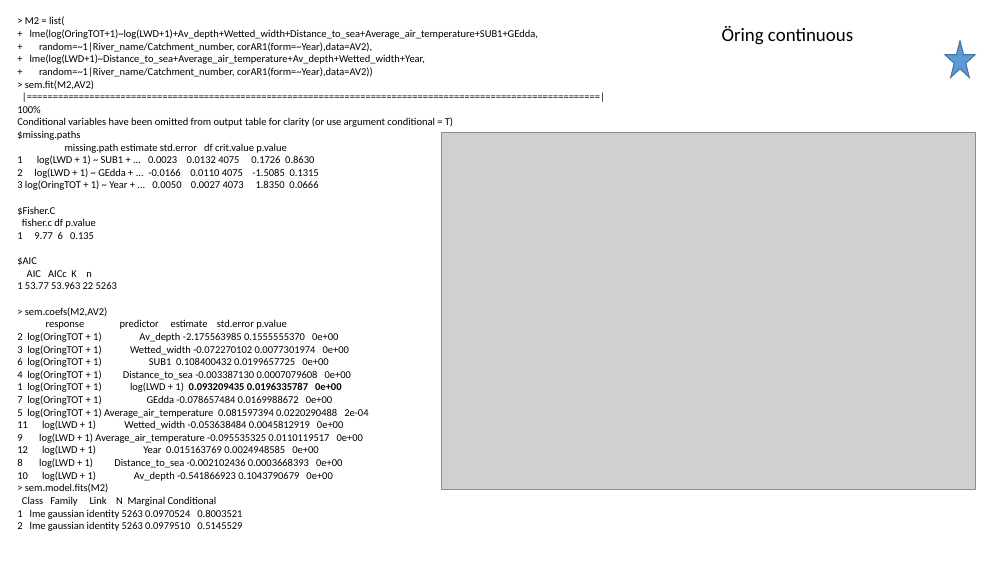
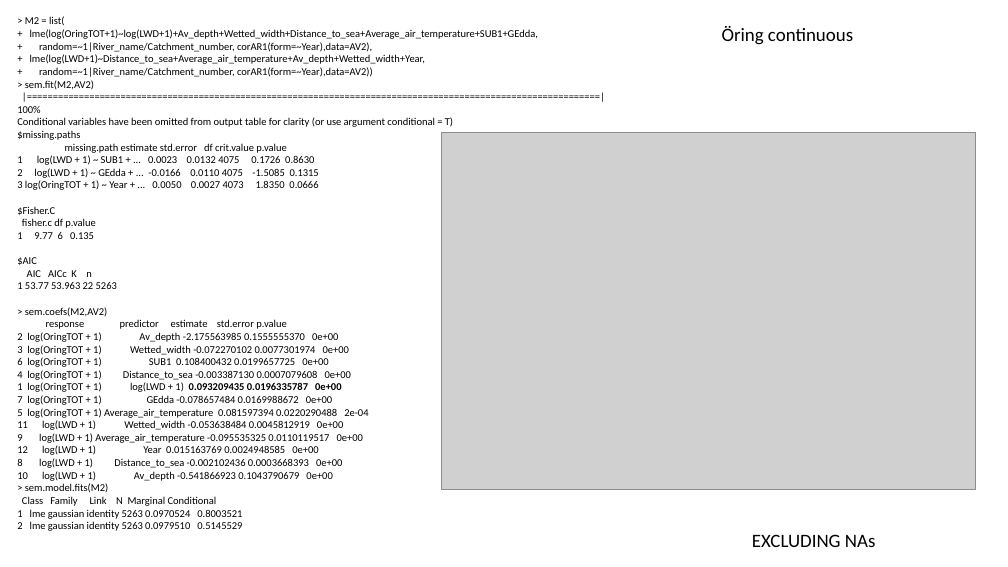
Before and after one commit to SerenaDonadi/Dod-ved, a slide deck: slide 17 of Electrofish data/LWD_analyses.pptx (slide 16 before the commit). Drawn at 1008x567 pixels with LibreOffice and Linux fonts; fonts in the diff are those of the drawing; grey boxes stand for pictures. Boxes give left, top, right and bottom in pixels: in the first picture for what was removed or moved away, otherwise in the second. Text is boxed around its words. In the diff, an @@ line names an element or a change of style, - is before the commit and + after.

```diff
--- a/Electrofish data/LWD_analyses.pptx
+++ b/Electrofish data/LWD_analyses.pptx
@@ star removed at bbox=[945, 41, 975, 78] @@
@@ text added at bbox=[752, 534, 876, 547], 18 pt, text #000000 @@
+EXCLUDING NAs
```
Also in this commit, not shown: 5 other slides changed, 7 slides added, 1 slide removed, 1 other file.
